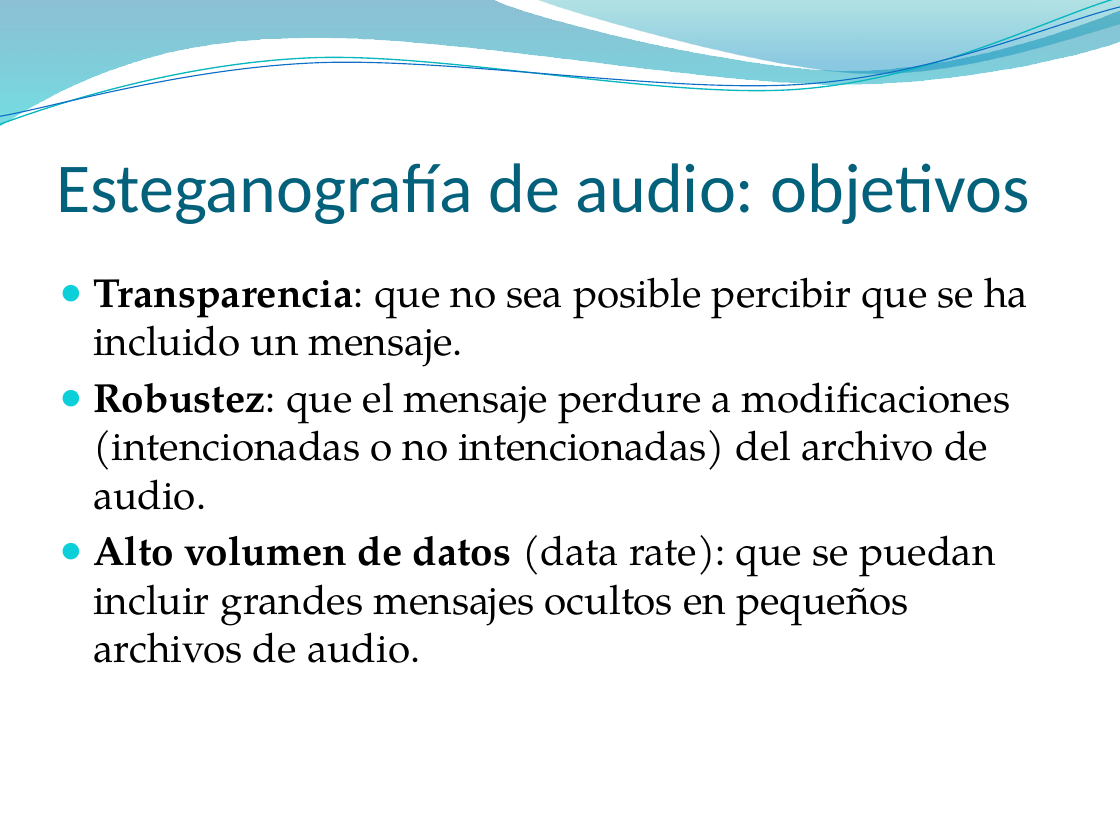
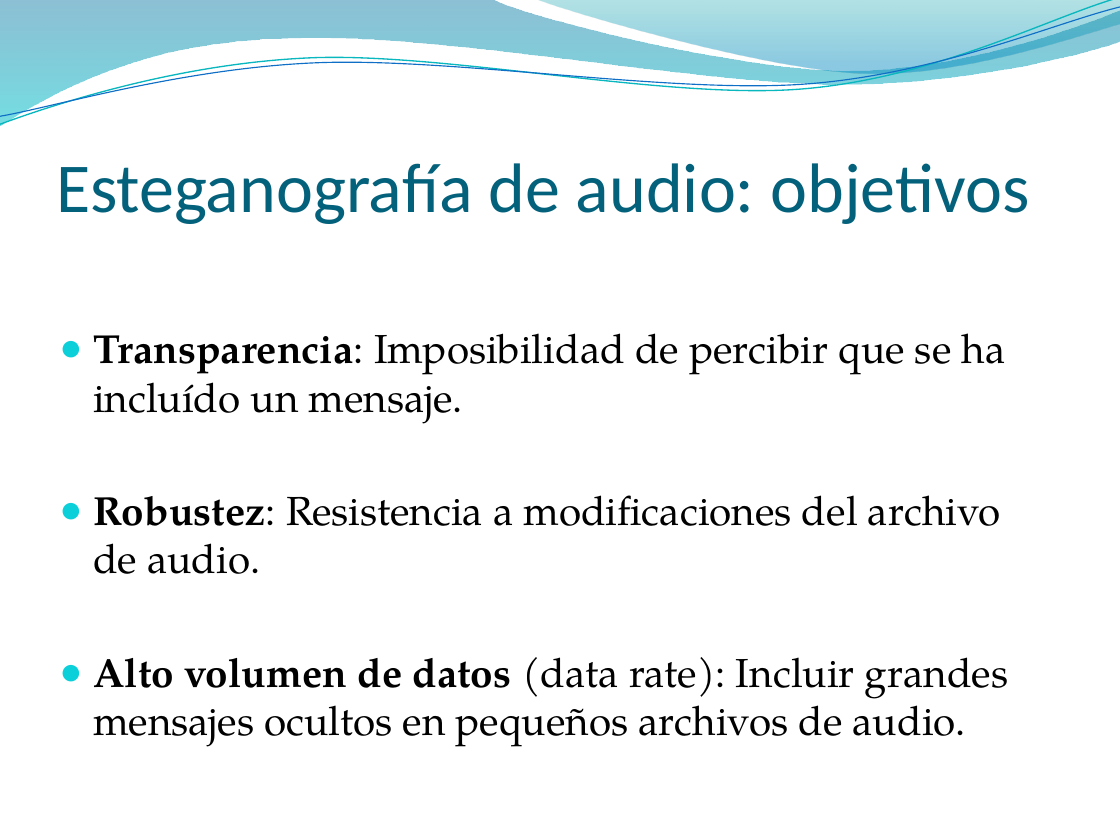
Before and after one commit to pasruiben/esteganografia-criptografia, a slide deck: slide 21 of doc/Ocultar datos en archivos de sonido.pptx (slide 18 before the commit). Drawn at 1120x840 pixels with LibreOffice and Linux fonts; fonts in the diff are those of the drawing; background and template pictures are left out. Boxes give left, top, right and bottom in pixels: in the first picture for what was removed or moved away, otherwise in the second. Text is boxed around its words. In the diff, an @@ line names an element or a change of style, - is before the commit and + after.

```diff
--- a/doc/Ocultar datos en archivos de sonido.pptx
+++ b/doc/Ocultar datos en archivos de sonido.pptx
@@ text at [93, 333, 1008, 747]: text changed @@
-● Transparencia: que no sea posible percibir que se ha incluido un mensaje.
-● Robustez: que el mensaje perdure a modificaciones (intencionadas o no intencionadas) del archivo de audio.
-● Alto volumen de datos (data rate): que se puedan incluir grandes mensajes ocultos en pequeños archivos de audio.
+● Transparencia: Imposibilidad de percibir que se ha incluído un mensaje.
+● Robustez: Resistencia a modificaciones del archivo de audio.
+● Alto volumen de datos (data rate): Incluir grandes mensajes ocultos en pequeños archivos de audio.
```
Also in this commit, not shown: 16 other slides changed, 21 slides added.
